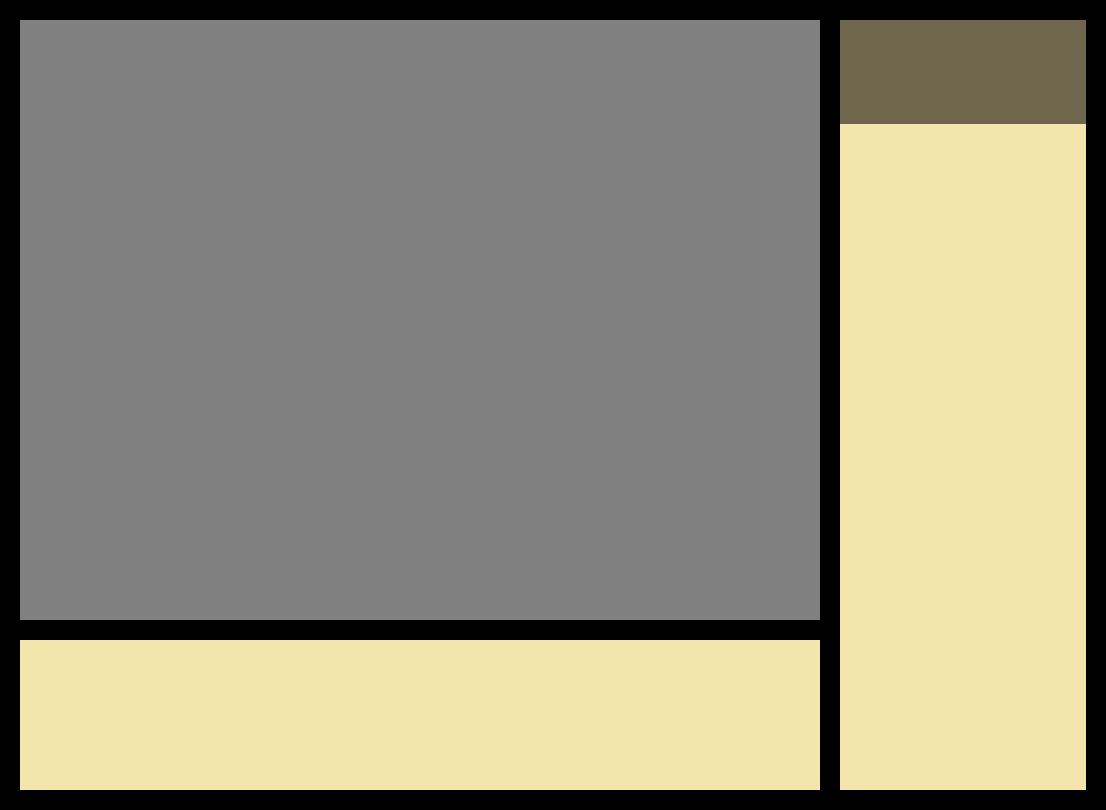
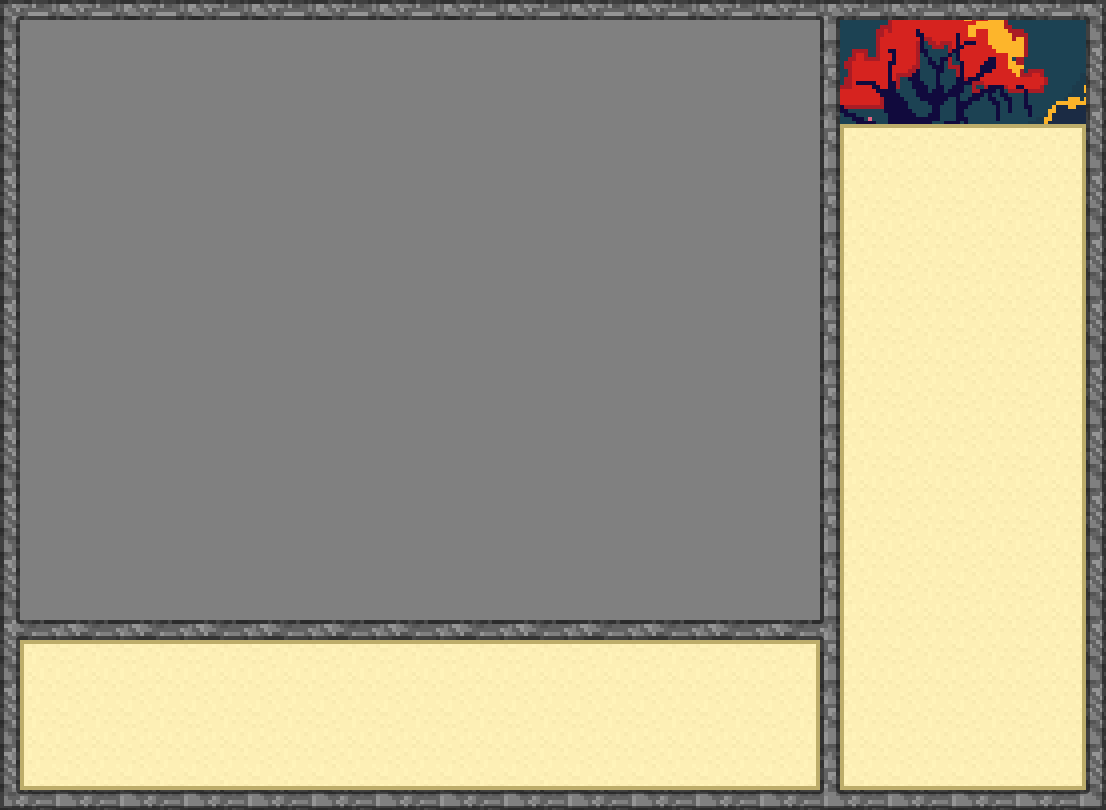
Comparing the layer stacks of the two 1106px x 810px images. Changes:
added layer "textures bottom br" above "textured bezel" over [20, 640, 820, 790]
added layer "textured bezel" above "sunset from titlescreen" over [0, 0, 1106, 810]
hid "Layer 4" over [840, 20, 1086, 124]
moved "Layer 6" above "Layer 7" over [840, 760, 1086, 790]
hid "Layer 7" over [840, 20, 1086, 790]
painted on "Layer 1", masked it over [0, 0, 1106, 810]
added layer "title card" over [320, 0, 1106, 229]
